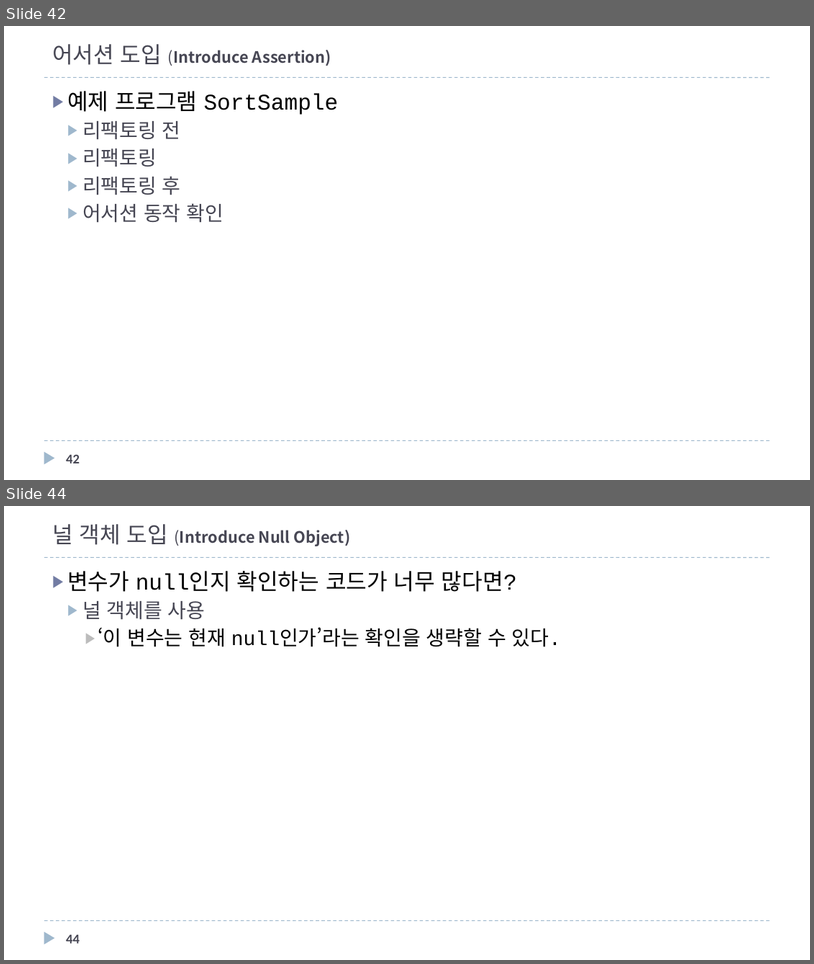
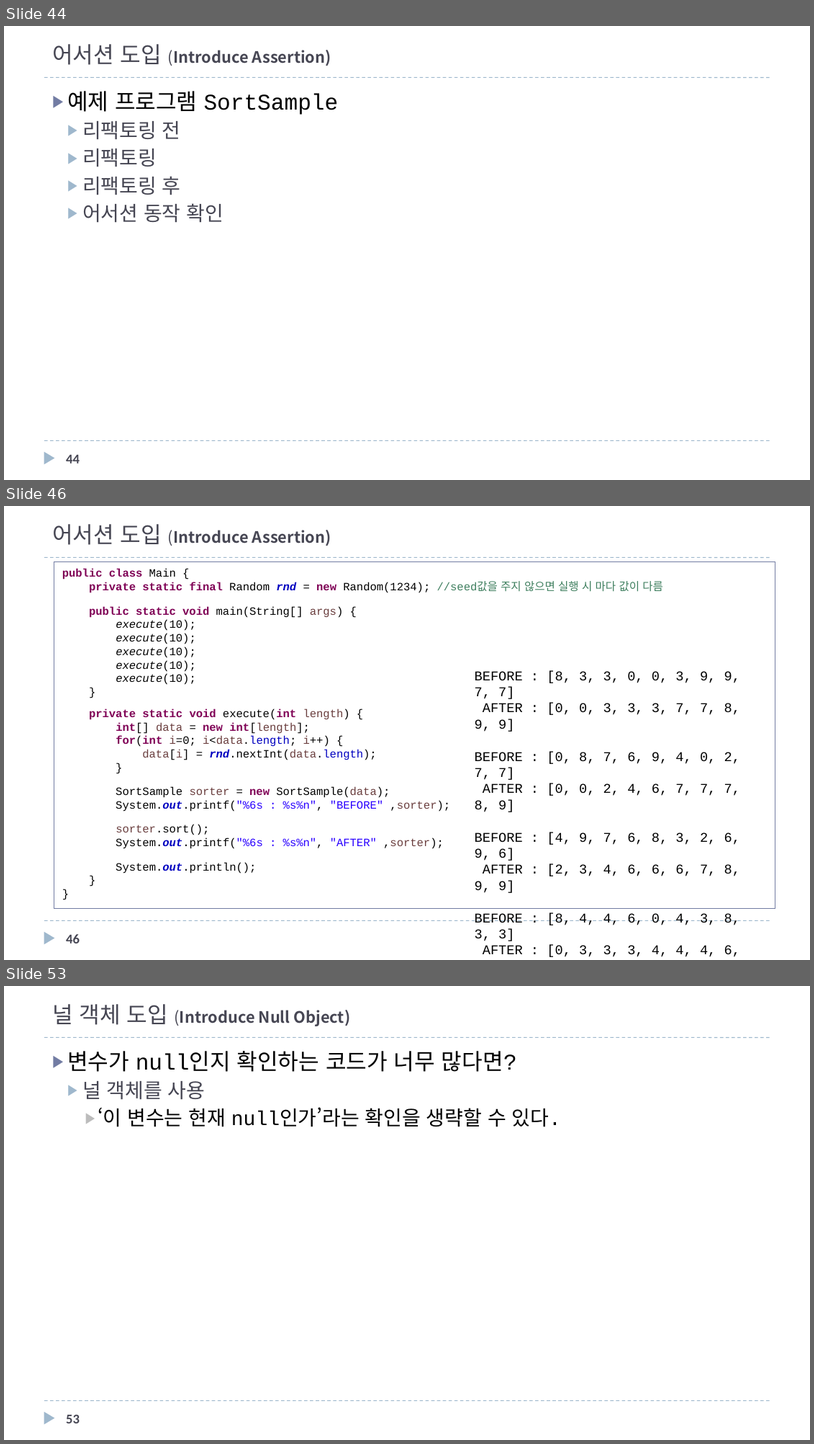
Before and after one commit to mkgungor/refactoring_java, a slide deck: ppt/자바로 배우는 리팩토링 입문.pptx. Shown one above the other, each under a label of ours: slides 42 and 44 before the commit, slides 44, 46 and 53 after it; the slides between them are not shown. The pictures are 814x964 and 814x1444 pixels, drawn with LibreOffice and Linux fonts; fonts in the diff are those of the drawing. Boxes give left, top, right and bottom in pixels: in the first picture for what was removed or moved away, otherwise in the second. Text is boxed around its words. In the diff, an @@ line names an element or a change of style, - is before the commit and + after.

```diff
--- a/ppt/자바로 배우는 리팩토링 입문.pptx
+++ b/ppt/자바로 배우는 리팩토링 입문.pptx
@@ slide 46 added at box(4, 506, 810, 960), background #FFFFFF; not listed: 3 template elements that a slide beside it also shows @@
@@ title added at box(52, 524, 332, 546), 14 pt, text #464653, bold @@
+어서션 도입 (Introduce Assertion)
@@ rectangle added at box(54, 562, 775, 908), outline #727CA3 0.75 pt, 10 pt, text #000000 @@
+public class Main {
+private static final Random rnd = new Random(1234); //seed값을 주지 않으면 실행 시 마다 값이 다름
+public static void main(String[] args) {
+execute(10);
+execute(10);
+execute(10);
+execute(10);
+execute(10);
+}
+private static void execute(int length) {
+int[] data = new int[length];
+for(int i=0; i<data.length; i++) {
+data[i] = rnd.nextInt(data.length);
+}
+SortSample sorter = new SortSample(data);
+System.out.printf("%6s : %s%n", "BEFORE" ,sorter);
+sorter.sort();
+System.out.printf("%6s : %s%n", "AFTER" ,sorter);
+System.out.println();
+}
+}
@@ text added at box(475, 671, 741, 957), 12 pt, text #000000 @@
+BEFORE : [8, 3, 3, 0, 0, 3, 9, 9, 7, 7]
+AFTER : [0, 0, 3, 3, 3, 7, 7, 8, 9, 9]
+BEFORE : [0, 8, 7, 6, 9, 4, 0, 2, 7, 7]
+AFTER : [0, 0, 2, 4, 6, 7, 7, 7, 8, 9]
+BEFORE : [4, 9, 7, 6, 8, 3, 2, 6, 9, 6]
+AFTER : [2, 3, 4, 6, 6, 6, 7, 8, 9, 9]
+BEFORE : [8, 4, 4, 6, 0, 4, 3, 8, 3, 3]
+AFTER : [0, 3, 3, 3, 4, 4, 4, 6, 8, 8]
+BEFORE : [1, 0, 6, 3, 0, 7, 4, 0, 6, 8]
+AFTER : [0, 0, 0, 1, 3, 4, 6, 6, 7, 8]
@@ page number added at box(66, 934, 80, 943), 12 pt, text #464653, bold @@
+46
@@ what was slide 42 is now slide 44 @@
@@ page number at box(66, 454, 80, 463): text changed @@
-42
+44
@@ what was slide 44 is now slide 53 @@
@@ page number at box(66, 1414, 80, 1423): text changed @@
-44
+53
```
Also in this commit, not shown: 7 slides changed, 9 other slides added, 1 slide removed, 5 other files.
